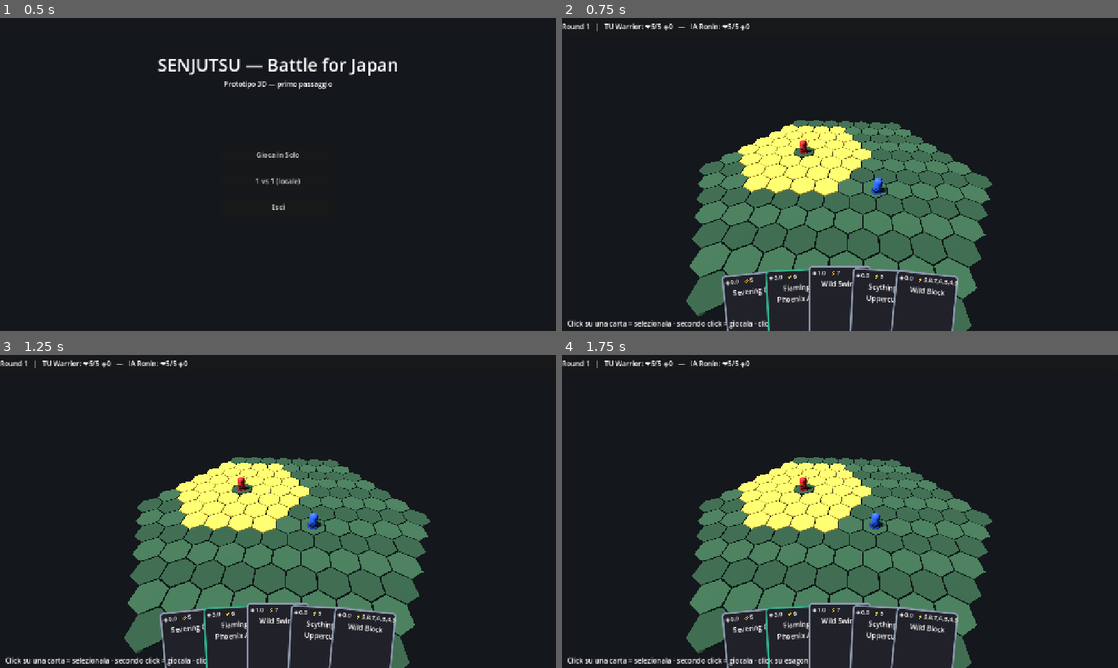
Above: before the commit, frames 1-4 (two rows, left to right).
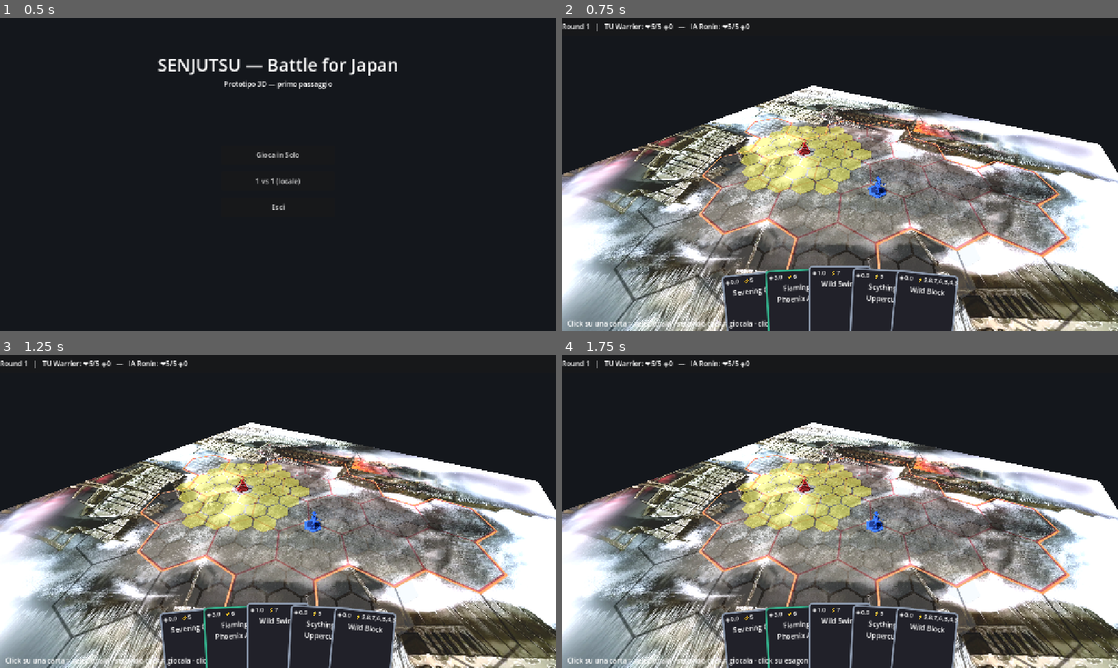
Above: after the commit, the same moments.

Repository: Tannoiser2/Sunjuntsu
Game: Godot game, scene res://scenes/Menu.tscn
The game is run twice, just before and just after one commit, with the same random seed, the same clock (stepped at 60 frames per second) and the same inputs.
Inputs (mouse positions are in pixels of both pictures, inside the frame that each line leads up to):
- Up to frame 1 (0.5 s): no input
- Up to frame 2 (0.75 s): click "1 vs 1 (locale)" at 0.5 s
- Up to frame 3 (1.25 s): no input
- Up to frame 4 (1.75 s): tap Enter at 1.25 s; drag from (756, 652) to (895, 442) at 1.27 s

Frame 1 is identical in both runs. In frame 2, 57% of the frame differs, in the area x 0-100%, y 21-100%; in frame 3, 57%; in frame 4, 57%.

Commit message:
Mazzo Ferite + mappa reale con griglia esagoni + miniature .obj
Ferite (per chiudere il gioco in modo affidabile):
- data/cards/wounds.json: catalogo del mazzo Ferite (ferita, sanguinante,
  stordimento, veleni) con effetti funzionali
- GameState: limite ferite effettivo (ridotto dai veleni), sconfitta per
  stordimento (carte in mano = limite mano), helper sanguinamento
- Duel: sanguinamento (a inizio turno scarta la prima carta del mazzo)

Grafica:
- assets/maps/arena.webp: mappa reale (da Senjutsu/MAPPE) ridotta a 1600px
- Arena: piano texturizzato con la mappa + griglia esagonale semi-trasparente
  sovrapposta (le tessere restano cliccabili/evidenziabili)
- assets/miniatures/warrior.obj, ronin.obj: miniature reali (da Senjutsu/
  Miniature); Pawn carica il modello, lo scala sull'altezza e applica una tinta
  (le .obj non hanno texture), con fallback a capsula

Verificato headless con Godot 4.6: asset importati, .obj caricato come Mesh,
partita completa con sanguinamento fino al vincitore.

Co-Authored-By: Claude Opus 4.8 <noreply@anthropic.com>
Claude-Session: https://claude.ai/code/session_01Pn2piErvac8EuvNU8t5qNM

Diff:
--- /dev/null
+++ b/godot/data/cards/wounds.json
@@ -0,0 +1,43 @@
+{
+  "source": "Trascrizione dal mazzo Ferite (Tabelle_Materiali/Senjutsu/CARTE/Ferite.pdf). Effetti funzionali; vedi GEOMETRY_SCHEMA.md per le icone.",
+  "note": "Le ferite restano in gioco. Sconfitta: carte ferita (Ferita + Sanguinante) >= limite ferite; oppure carte Stordimento in mano = limite mano. I Veleni riducono il limite ferite o disturbano (riducono mazzo/kamae/focus).",
+  "cards": {
+    "5w": {
+      "name": "Ferita", "kind": "wound", "worth": 1, "persistent": true,
+      "defeat": "carte ferita >= limite ferite"
+    },
+    "5b": {
+      "name": "Ferita Sanguinante", "kind": "bleed", "worth": 1, "persistent": true,
+      "effect": "mill_self_1", "note": "A inizio turno, se hai >=1 sanguinante, scarta la prima carta del mazzo (max 1)"
+    },
+    "4": {
+      "name": "Stordimento", "kind": "stun", "worth": 0, "persistent": true,
+      "effect": "counts_hand_limit", "defeat": "carte stordimento in mano = limite mano",
+      "note": "Non scartabile dalla mano; giocabile come carta abilita'"
+    },
+    "3": {
+      "name": "Azzoppato", "kind": "hobble", "worth": 0, "persistent": true,
+      "effect": "initiative_minus_1", "expires": "ruota 90°/turno, scarta se diritta"
+    },
+    "132": {
+      "name": "Veleno Virulento", "kind": "poison", "worth": 0, "persistent": true,
+      "effect": "wound_limit_minus_1", "expires": "ruota 90°/turno, scarta se diritta"
+    },
+    "130": {
+      "name": "Tossina Emorragica", "kind": "poison", "worth": 0, "persistent": true,
+      "effect": "mill_self_1", "expires": "ruota 90°/turno, scarta se diritta"
+    },
+    "131": {
+      "name": "Tossina Paralizzante", "kind": "poison", "worth": 0, "persistent": true,
+      "effect": "no_kamae_no_focus", "expires": "ruota 180°/turno, scarta se diritta"
+    },
+    "129": {
+      "name": "Nebbia di Confusione", "kind": "poison", "worth": 0, "persistent": true,
+      "effect": "random_card_no_instants", "expires": "ruota 180°/turno, scarta se diritta"
+    },
+    "2": {
+      "name": "Veleno Debilitante", "kind": "poison", "worth": 0,
+      "effect": "shuffle_into_top5_must_play"
+    }
+  }
+}
--- a/godot/engine/Duel.gd
+++ b/godot/engine/Duel.gd
@@ -226,6 +226,10 @@
 		if f.planned != -1:
 			f.discard.append(f.planned)
 			f.planned = -1
+		# Sanguinamento: a inizio turno scarti la prima carta del mazzo (max 1).
+		if f.has_bleed() and not f.draw_pile.is_empty():
+			f.discard.append(f.draw_pile.pop_back())
+			log.append("%s sanguina: scarta una carta dal mazzo" % f.character)
 		if f.hand.size() < f.hand_limit:
 			f.draw_one()
 	state.round_num += 1
--- a/godot/engine/GameState.gd
+++ b/godot/engine/GameState.gd
@@ -18,6 +18,7 @@
 	var discard: Array = []                    ## scarti (id int)
 	var wounds: Array = []                     ## ferite subite (stringhe: "wound"/"bleed")
 	var stun: int = 0                          ## carte stordimento accumulate
+	var poison: int = 0                        ## veleni virulenti attivi (riducono il limite)
 	var wound_limit: int = 6                   ## limite ferite (dalla carta personaggio)
 	var hand_limit: int = 5                    ## limite carte in mano
 	var advantage: bool = false                ## possiede il segnalino vantaggio
@@ -29,8 +30,15 @@
 	func gain_focus(n: int) -> void:
 		focus = clampi(focus + n, 0, MAX_FOCUS)
 
+	## Limite ferite effettivo (ridotto dai veleni virulenti, minimo 1).
+	func effective_wound_limit() -> int:
+		return maxi(1, wound_limit - poison)
+
 	func remaining_wounds() -> int:
-		return wound_limit - wounds.size()
+		return effective_wound_limit() - wounds.size()
+
+	func has_bleed() -> bool:
+		return wounds.has("bleed")
 
 	## Pesca una carta dal mazzo; rimescola gli scarti se vuoto.
 	func draw_one() -> int:
@@ -45,10 +53,11 @@
 		return id
 
 	func is_defeated() -> bool:
-		# Sconfitta: ferite (incl. sanguinanti) al limite, oppure stun >= ferite rimaste.
-		if wounds.size() >= wound_limit:
+		# Sconfitta: ferite (incl. sanguinanti) >= limite effettivo, oppure
+		# carte stordimento in mano = limite mano.
+		if wounds.size() >= effective_wound_limit():
 			return true
-		if stun > 0 and stun >= remaining_wounds():
+		if stun >= hand_limit:
 			return true
 		return false
 
--- a/godot/scenes/Arena.gd
+++ b/godot/scenes/Arena.gd
@@ -143,22 +143,19 @@
 
 
 func _build_map() -> void:
-	var mat := StandardMaterial3D.new()
-	mat.albedo_color = Color(0.20, 0.34, 0.24)
-	var mat_alt := StandardMaterial3D.new()
-	mat_alt.albedo_color = Color(0.24, 0.40, 0.28)
-
+	_build_ground()
 	for cell in HexGrid.hexes_in_range(Vector2i.ZERO, map_radius):
 		var tile := MeshInstance3D.new()
 		var mesh := CylinderMesh.new()
-		mesh.top_radius = Domain.HEX_SIZE * 0.95
-		mesh.bottom_radius = Domain.HEX_SIZE * 0.95
-		mesh.height = Domain.HEX_HEIGHT
+		mesh.top_radius = Domain.HEX_SIZE * 0.92
+		mesh.bottom_radius = Domain.HEX_SIZE * 0.92
+		mesh.height = 0.04
 		mesh.radial_segments = 6
 		tile.mesh = mesh
 		tile.rotation_degrees.y = 30.0   # flat-top
-		tile.material_override = mat_alt if ((cell.x + cell.y) & 1) else mat
+		tile.material_override = _tile_mat(cell, false)
 		tile.position = HexGrid.hex_to_world(cell, Domain.HEX_SIZE)
+		tile.position.y = 0.03            # appena sopra la mappa
 		tile.add_to_group(TILE_GROUP)
 		tile.set_meta("cell", cell)
 
@@ -166,8 +163,8 @@
 		var body := StaticBody3D.new()
 		var col := CollisionShape3D.new()
 		var shape := CylinderShape3D.new()
-		shape.radius = Domain.HEX_SIZE * 0.95
-		shape.height = Domain.HEX_HEIGHT
+		shape.radius = Domain.HEX_SIZE * 0.92
+		shape.height = 0.2
 		col.shape = shape
 		body.add_child(col)
 		body.set_meta("cell", cell)
@@ -175,6 +172,47 @@
 
 		add_child(tile)
 		_tiles[cell] = tile
+
+
+## Piano con la texture della mappa reale (Tabelle_Materiali/Senjutsu/MAPPE).
+func _build_ground() -> void:
+	var ground := MeshInstance3D.new()
+	var plane := PlaneMesh.new()
+	plane.size = Vector2(36, 36)
+	ground.mesh = plane
+	var gm := StandardMaterial3D.new()
+	var tex := _load_texture("res://assets/maps/arena.webp")
+	if tex != null:
+		gm.albedo_texture = tex
+	else:
+		gm.albedo_color = Color(0.15, 0.16, 0.14)
+	gm.roughness = 1.0
+	ground.material_override = gm
+	ground.position.y = 0.0
+	add_child(ground)
+
+
+## Materiale semi-trasparente della tessera (griglia sovrapposta alla mappa).
+func _tile_mat(cell: Vector2i, highlight: bool) -> StandardMaterial3D:
+	var m := StandardMaterial3D.new()
+	m.transparency = BaseMaterial3D.TRANSPARENCY_ALPHA
+	if highlight:
+		m.albedo_color = Color(0.95, 0.82, 0.25, 0.55)
+		m.emission_enabled = true
+		m.emission = Color(0.5, 0.42, 0.1)
+	else:
+		var alt := ((cell.x + cell.y) & 1) != 0
+		m.albedo_color = Color(0.85, 0.9, 1.0, 0.16) if alt else Color(0.6, 0.7, 0.85, 0.13)
+	return m
+
+
+static func _load_texture(path: String) -> Texture2D:
+	if ResourceLoader.exists(path):
+		return load(path)
+	var img := Image.new()
+	if img.load(path) == OK:
+		return ImageTexture.create_from_image(img)
+	return null
 
 
 func _spawn_pawns() -> void:
@@ -195,6 +233,7 @@
 			f.hand_limit = int(cs.get("hand_limit", f.hand_limit))
 		var pawn: Node3D = Pawn.new()
 		pawn.set("tint", colors[i])
+		pawn.set("mesh_path", "res://assets/miniatures/%s.obj" % chars[i].to_lower())
 		add_child(pawn)
 		pawn.position = HexGrid.hex_to_world(f.cell, Domain.HEX_SIZE)
 		pawn.set_meta("fighter_index", i)
@@ -210,24 +249,13 @@
 	_highlighted = HexGrid.reachable(f.cell, move_budget, state.is_blocked)
 	for cell in _highlighted:
 		if _tiles.has(cell):
-			(_tiles[cell] as MeshInstance3D).material_override = _highlight_mat()
-
-
-func _highlight_mat() -> StandardMaterial3D:
-	var m := StandardMaterial3D.new()
-	m.albedo_color = Color(0.85, 0.75, 0.3)
-	m.emission_enabled = true
-	m.emission = Color(0.5, 0.42, 0.1)
-	return m
+			(_tiles[cell] as MeshInstance3D).material_override = _tile_mat(cell, true)
 
 
 func _clear_highlight() -> void:
 	for cell in _highlighted:
 		if _tiles.has(cell):
-			var alt := ((cell.x + cell.y) & 1) != 0
-			var m := StandardMaterial3D.new()
-			m.albedo_color = Color(0.24, 0.40, 0.28) if alt else Color(0.20, 0.34, 0.24)
-			(_tiles[cell] as MeshInstance3D).material_override = m
+			(_tiles[cell] as MeshInstance3D).material_override = _tile_mat(cell, false)
 	_highlighted.clear()
 
 
--- a/godot/scenes/Pawn.gd
+++ b/godot/scenes/Pawn.gd
@@ -1,18 +1,71 @@
 ## Pedina 3D — Senjutsu
 ##
-## Segnaposto procedurale (corpo + base) per un guerriero. Quando le miniature
-## .obj saranno integrate (vedi assets/README.md), basterà istanziare la mesh
-## importata al posto della capsula generata qui.
+## Carica la miniatura .obj indicata (Tabelle_Materiali/Senjutsu/Miniature),
+## normalizzandone la scala all'altezza voluta. Le .obj non hanno texture
+## (.mtl mancanti), quindi applica una tinta per distinguere i combattenti.
+## Se il modello non è disponibile, ripiega su una capsula segnaposto.
 extends Node3D
 
 @export var tint: Color = Color(0.8, 0.2, 0.2)
+@export var mesh_path: String = ""        ## es. "res://assets/miniatures/warrior.obj"
+@export var target_height: float = 1.4    ## altezza in unità mondo
+
+const FACING_COLORS := true
 
 
 func _ready() -> void:
 	var mat := StandardMaterial3D.new()
 	mat.albedo_color = tint
-	mat.roughness = 0.6
+	mat.roughness = 0.7
+	mat.metallic = 0.0
 
+	var mesh: Mesh = _load_mesh(mesh_path)
+	if mesh != null:
+		_add_model(mesh, mat)
+	else:
+		_add_placeholder(mat)
+	_add_base()
+
+
+func _load_mesh(path: String) -> Mesh:
+	if path == "" or not ResourceLoader.exists(path):
+		return null
+	var res = load(path)
+	if res is Mesh:
+		return res
+	if res is PackedScene:
+		# Import "scena": estrai la prima Mesh.
+		var inst = res.instantiate()
+		var m := _first_mesh(inst)
+		inst.queue_free()
+		return m
+	return null
+
+
+func _first_mesh(node: Node) -> Mesh:
+	if node is MeshInstance3D and node.mesh != null:
+		return node.mesh
+	for c in node.get_children():
+		var m := _first_mesh(c)
+		if m != null:
+			return m
+	return null
+
+
+func _add_model(mesh: Mesh, mat: StandardMaterial3D) -> void:
+	var mi := MeshInstance3D.new()
+	mi.mesh = mesh
+	mi.material_override = mat
+	# Normalizza la scala sull'altezza (i .obj sono Y-up con base a y~0).
+	var aabb := mesh.get_aabb()
+	var h: float = maxf(0.001, aabb.size.y)
+	var s: float = target_height / h
+	mi.scale = Vector3(s, s, s)
+	mi.position.y = -aabb.position.y * s
+	add_child(mi)
+
+
+func _add_placeholder(mat: StandardMaterial3D) -> void:
 	var body := MeshInstance3D.new()
 	var capsule := CapsuleMesh.new()
 	capsule.radius = 0.28
@@ -22,26 +75,16 @@
 	body.position.y = 0.65
 	add_child(body)
 
+
+func _add_base() -> void:
 	var base := MeshInstance3D.new()
 	var disc := CylinderMesh.new()
-	disc.top_radius = 0.4
-	disc.bottom_radius = 0.45
-	disc.height = 0.12
+	disc.top_radius = 0.42
+	disc.bottom_radius = 0.46
+	disc.height = 0.1
 	base.mesh = disc
 	var base_mat := StandardMaterial3D.new()
-	base_mat.albedo_color = tint.darkened(0.4)
+	base_mat.albedo_color = tint.darkened(0.5)
 	base.material_override = base_mat
-	base.position.y = 0.06
+	base.position.y = 0.05
 	add_child(base)
-
-	# Indicatore di direzione (facing).
-	var nose := MeshInstance3D.new()
-	var cone := CylinderMesh.new()
-	cone.top_radius = 0.0
-	cone.bottom_radius = 0.12
-	cone.height = 0.3
-	nose.mesh = cone
-	nose.rotation_degrees = Vector3(90, 0, 0)
-	nose.position = Vector3(0, 0.5, 0.4)
-	nose.material_override = base_mat
-	add_child(nose)
Binary file added: godot/assets/maps/arena.webp
Not shown, added: godot/assets/maps/arena.webp.import
Not shown, added: godot/assets/miniatures/ronin.obj
Not shown, added: godot/assets/miniatures/ronin.obj.import
Not shown, added: godot/assets/miniatures/warrior.obj
Not shown, added: godot/assets/miniatures/warrior.obj.import
Not shown, changed: godot/DESIGN.md
